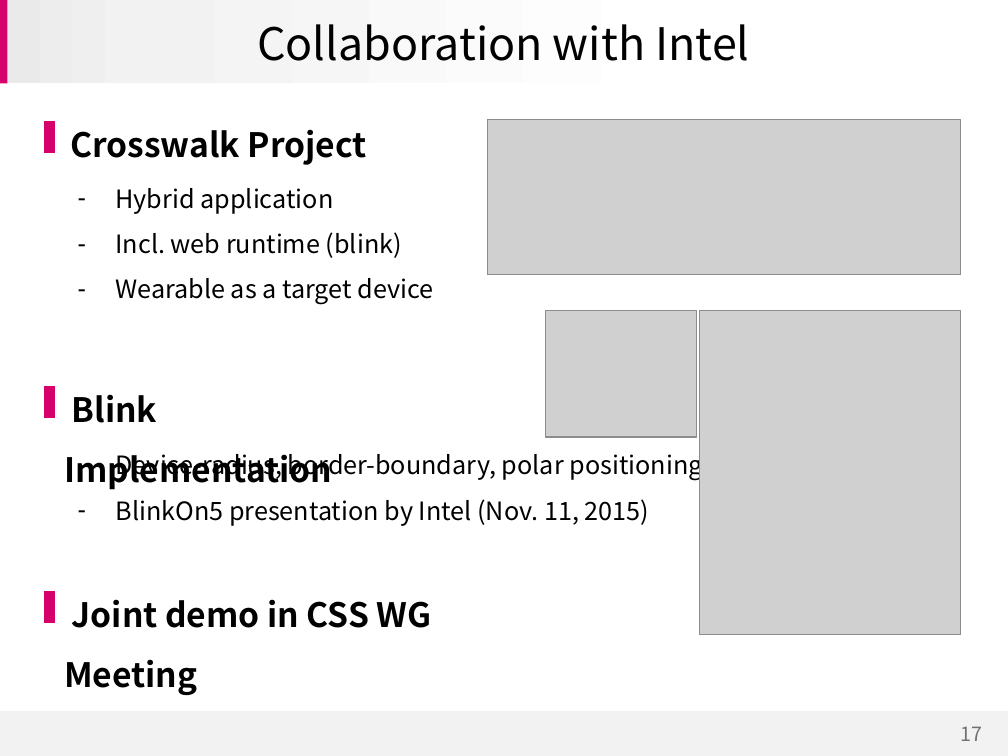
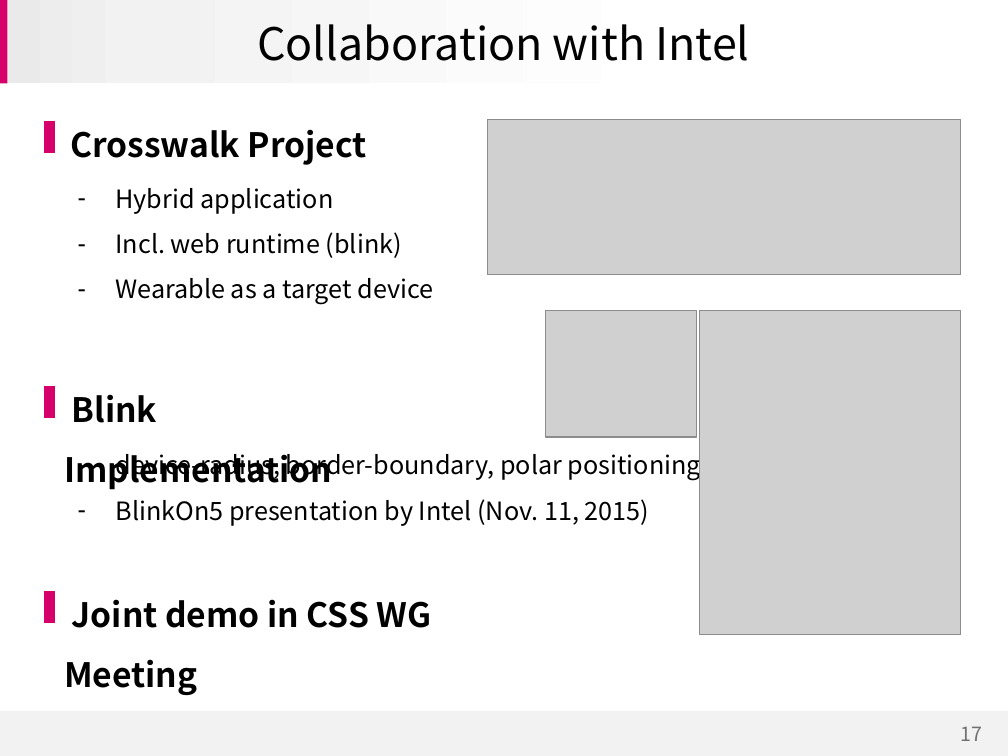
Before and after one commit to jihyerish/jhRoundDisplay, a slide deck: slide 17 of doc/CSS Round display for Dev Meetup in Sydney.pptx. Drawn at 1008x756 pixels with LibreOffice and Linux fonts; fonts in the diff are those of the drawing; grey boxes stand for pictures; background and template pictures are left out. Boxes give left, top, right and bottom in pixels: in the first picture for what was removed or moved away, otherwise in the second. Text is boxed around its words. In the diff, an @@ line names an element or a change of style, - is before the commit and + after.

```diff
--- a/doc/CSS Round display for Dev Meetup in Sydney.pptx
+++ b/doc/CSS Round display for Dev Meetup in Sydney.pptx
@@ text at (116, 449, 701, 481): text changed @@
-– Device-radius, border-boundary, polar positioning
+– device-radius, border-boundary, polar positioning
```
Also in this commit, not shown: 14 other slides changed, 2 other files.
